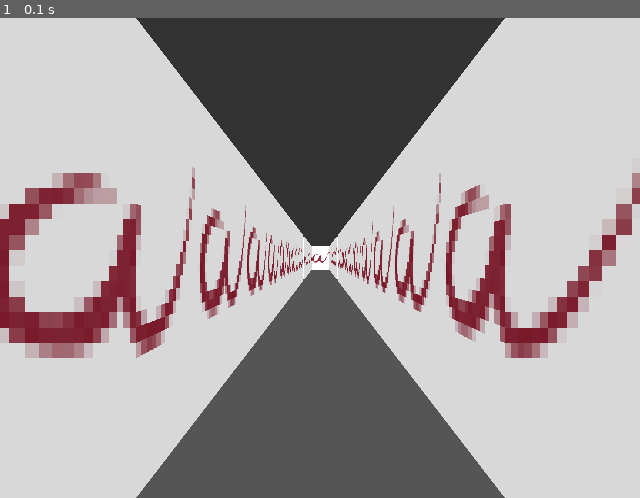
Above: before the commit, frame 1.
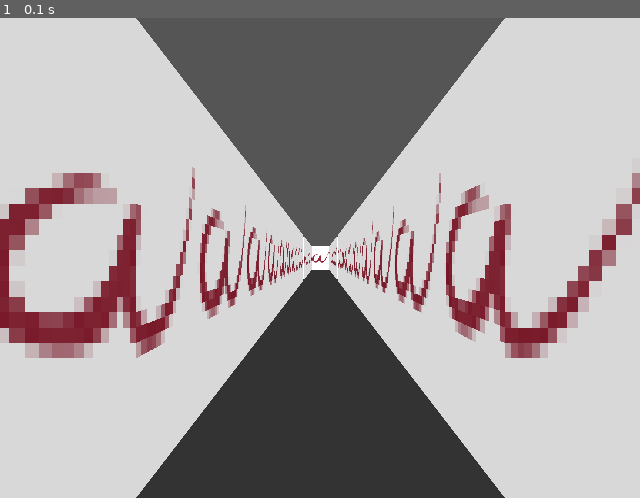
Above: after the commit, the same moment.

Repository: attentec/xp-workshop-part-2
Game: pygame game, started from client.py
Same seed, same stepped clock (60 frames per second), same inputs: the game is played once before the commit and once after it.
Inputs:
- Up to frame 1 (0.1 s): no input

The runs differ from the first frame. In frame 1, 29% of the frame differs, in the area x 21-79%, y 0-100%.

Commit message:
Add objects. Add layers to the map.

Diff:
--- a/adapter_pygame.py
+++ b/adapter_pygame.py
@@ -1,10 +1,11 @@
 import collections
+import json
 import math
+import numpy
 import os.path
-import numpy
 import pygame
 
-from domain import Color, Direction, smallest_number, find_first_collision, Input, LineSegment, Map, Material, SquareSide
+from domain import Color, Direction, smallest_number, find_first_collision, Input, LineSegment, Map, Material, Object, SquareSide
 
 pygame.init()
 
@@ -14,16 +15,46 @@
 def _to_local_color(pygame_color):
   return Color(pygame_color.r, pygame_color.g, pygame_color.b, pygame_color.a)
 
-def load_map(ceiling_color, floor_color, path):
+def _color_tuple_from_json(string):
+  return tuple(map(lambda s: int(s.strip()), string.lstrip('(').rstrip(')').split(',', maxsplit=2)))
+
+def _color_from_json(string):
+  color = _color_tuple_from_json(string)
+  return Color(red=color[0], green=color[1], blue=color[2])
+
+def _load_json_document(path):
+  with open(path) as file:
+    return json.load(file)
+
+def _load_color_to_value_mapping(path, enum_class):
+  with open(path) as file:
+    document = json.load(file)
+    return { _color_tuple_from_json(color): enum_class(value) for color, value in document.items() }
+
+def _load_map_layer(path, color_to_value):
   surface = pygame.image.load(path)
   width, height = surface.get_width(), surface.get_height()
-  colors = [ None, ] * (width * height)
+  layer = [ None, ] * (width * height)
 
   for x in range(0, width):
     for y in range(0, height):
-      colors[y*width + x] = _to_local_color(surface.get_at((x, y)))
+      color = surface.get_at((x, y))
+      key = (int(color.r), int(color.g), int(color.b))
+      layer[y*width + x] = color_to_value.get(key, None) if color.a > 0 else None
 
-  return Map(ceiling_color, floor_color, colors, width)
+  return layer, width
+
+def load_map(path):
+  colors = _load_json_document(os.path.join(path, 'colors.json'))
+  ceiling_color, floor_color = _color_from_json(colors['ceiling']), _color_from_json(colors['floor'])
+
+  color_to_material = _load_color_to_value_mapping(os.path.join(path, 'materials.json'), Material)
+  color_to_object = _load_color_to_value_mapping(os.path.join(path, 'objects.json'), Object)
+
+  materials, width = _load_map_layer(os.path.join(path, 'materials.png'), color_to_material)
+  objects, _ = _load_map_layer(os.path.join(path, 'objects.png'), color_to_object)
+
+  return Map(ceiling_color, floor_color, materials, objects, width)
 
 def process_input(previous_input):
   running = True
@@ -46,15 +77,15 @@
 
   return (input, running)
 
-def load_textures(directory):
-  textures = {}
+def load_images_for_enum(directory, enum):
+  images = {}
 
-  for material in Material:
-    filename = '%s.png' % str(material.value)
+  for instance in enum:
+    filename = '%s.png' % str(instance.value)
     path = os.path.join(directory, filename)
-    textures[material] = pygame.image.load(path)
+    images[instance] = pygame.image.load(path)
 
-  return textures
+  return images
 
 _Size = collections.namedtuple('_Size', [ 'width', 'height', ])
 
@@ -83,15 +114,16 @@
   return surface
 
 class Renderer:
-  def __init__(self, window_size, textures, field_of_view, draw_distance, far_color, shade_scale):
+  def __init__(self, window_size, materials, objects, field_of_view, draw_distance, far_color, shade_scale):
     self.__screen = pygame.display.set_mode(window_size)
     self.__size = _Size(self.__screen.get_width(), self.__screen.get_height())
     self.__buffer = numpy.zeros(window_size, dtype=numpy.uint32)
     self.__field_of_view, self.__draw_distance = field_of_view, draw_distance
     self.__far_color, self.__shade_scale = self.__screen.map_rgb(_to_pygame_color(far_color)), shade_scale
 
-    self.__textures = { material: self.__convert_texture_to_array(texture) for material, texture in textures.items() }
-    self.__shaded_textures = { material: self.__convert_texture_to_array(_darken_surface(texture, shade_scale)) for material, texture in textures.items() }
+    self.__materials = { material: self.__convert_texture_to_array(texture) for material, texture in materials.items() }
+    self.__shaded_materials = { material: self.__convert_texture_to_array(_darken_surface(texture, shade_scale)) for material, texture in materials.items() }
+    self.__objects = objects
 
   def __convert_texture_to_array(self, texture):
     texture_in_screen_color_space = texture.convert()
@@ -145,8 +177,8 @@
     x, y_start, height = rectangle.x, rectangle.y, rectangle.height
     y_end = y_start + rectangle.height
 
-    textures = self.__shaded_textures if use_shade else self.__textures
-    texture = textures[material]
+    materials = self.__shaded_materials if use_shade else self.__materials
+    texture = materials[material]
     texture_width, texture_height = texture.shape
 
     normalized_x = wall_x - math.floor(wall_x)
--- a/client.py
+++ b/client.py
@@ -1,27 +1,25 @@
 import os.path
 import sys
 
-from adapter_pygame import milliseconds_since_start, load_map, load_textures, process_input, Renderer
-from domain import Angle, Color, Direction, Input, Player, Position
+from adapter_pygame import milliseconds_since_start, load_map, load_images_for_enum, process_input, Renderer
+from domain import Angle, Color, Direction, Input, Material, Player, Position, Object
 from use_case import move_player, rotate_player
 
 def main(args):
-  world_map = load_map(
-    path='world.png',
-    ceiling_color=Color(red=0x33, green=0x33, blue=0x33),
-    floor_color=Color(red=0x55, green=0x55, blue=0x55)
-  )
+  world_map = load_map(path='map')
   player = Player(
     position=Position(x=22.5, y=13.5), # TODO: Find player start with a special color?
     forward=Direction(x=-1, y=0)
   )
 
   root = os.path.dirname(os.path.realpath(__file__))
-  textures = load_textures(os.path.join(root, 'textures'))
+  objects = load_images_for_enum(os.path.join(root, 'objects'), Object)
+  materials = load_images_for_enum(os.path.join(root, 'materials'), Material)
 
   renderer = Renderer(
     window_size=(640, 480),
-    textures=textures,
+    materials=materials,
+    objects=objects,
     field_of_view=Angle.from_degrees(66),
     draw_distance=100,
     far_color=Color(red=0, green=0, blue=0),
--- a/domain.py
+++ b/domain.py
@@ -29,9 +29,6 @@
 
   def __str__(self):
     return '(red=%d, green=%d, blue=%d, alpha=%d)' % (self.red, self.green, self.blue, self.alpha)
-
-  def shade(self, scale):
-    return Color(int(scale * self.red), int(scale * self.green), int(scale * self.blue), self.alpha)
 
 class _Vector:
   def __init__(self, x, y):
@@ -80,29 +77,35 @@
 Input = collections.namedtuple('Input', [ 'forward', 'backward', 'turn_left', 'turn_right', ])
 Player = collections.namedtuple('Player', [ 'position', 'forward', ])
 
+@enum.unique
 class Material(enum.Enum):
   VOID = 0
   DUMMY = 1
 
+@enum.unique
+class Object(enum.Enum):
+  KEY = 0
+
 class Map:
-  def __init__(self, ceiling_color, floor_color, colors, width):
-    self.ceiling_color, self.floor_color, self.__colors, self.__width = ceiling_color, floor_color, colors, width
+  def __init__(self, ceiling_color, floor_color, materials, objects, width):
+    self.ceiling_color, self.floor_color = ceiling_color, floor_color
     self.__outside_color = Color(0, 0, 0)
-
-  def is_empty(self, position):
-    return self.__color(position).alpha == 0
-
-  def __color(self, position):
-    index = self.__to_index(position)
-    return self.__colors[index] if index >= 0 and index < len(self.__colors) else self.__outside_color
+    self.__materials, self.__objects, self.__width = materials, objects, width
 
   def __to_index(self, position):
     grid_position = position.to_grid()
     return grid_position.y*self.__width + grid_position.x
 
+  def is_empty(self, position):
+    return self.material(position) is None
+
   def material(self, position):
     index = self.__to_index(position)
-    return Material.DUMMY if index >= 0 and index < len(self.__colors) else Material.VOID
+    return self.__materials[index] if index >= 0 and index < len(self.__materials) else Material.VOID
+
+  def object(self, position):
+    index = self.__to_index(position)
+    return self.__objects[index] if index >= 0 and index < len(self.__objects) else None
 
 class SquareSide(enum.Enum):
   HORIZONTAL = 0
--- /dev/null
+++ b/map/colors.json
@@ -0,0 +1,4 @@
+{
+  "ceiling": "(85, 85, 85)",
+  "floor": "(51, 51, 51)"
+}
--- /dev/null
+++ b/map/materials.json
@@ -0,0 +1,3 @@
+{
+  "(255,255,255)": 1
+}
--- /dev/null
+++ b/map/objects.json
@@ -0,0 +1,3 @@
+{
+  "(0,0,0)": 0
+}
Not shown, changed: README.md
Binary file added: map/materials.png
Binary file added: map/objects.png
Renamed: textures/0.png -> materials/0.png
Renamed: textures/1.png -> materials/1.png
Binary file added: objects/0.png
Binary file removed: world.png
Not shown, added: map.xcf
